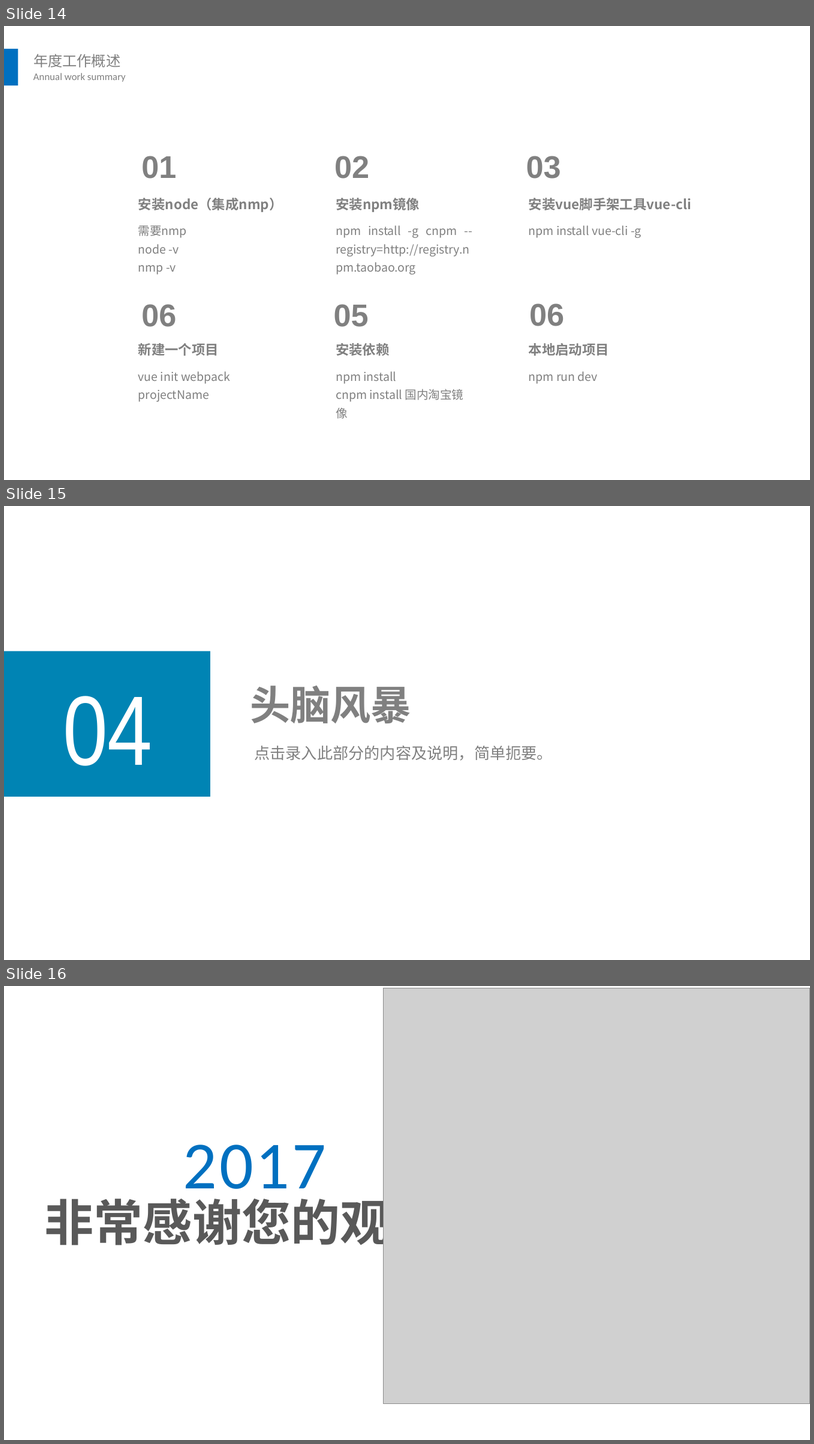
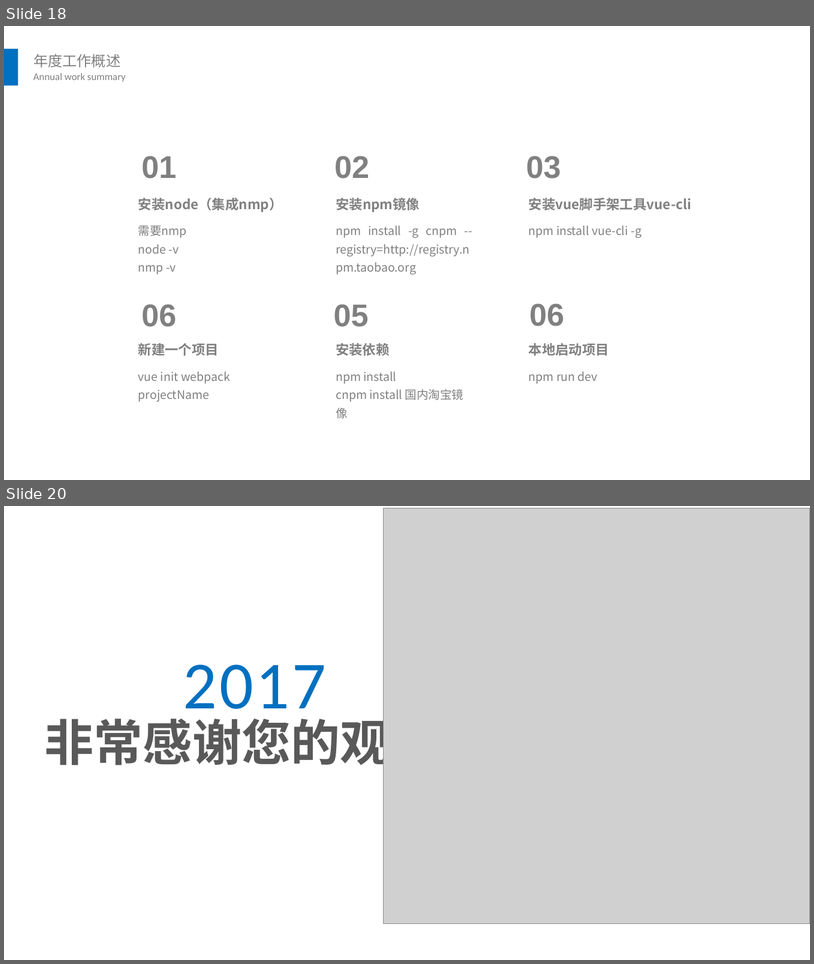
Before and after one commit to linda1212/FrontEndStack, a slide deck: 带你了解前端.pptx. Shown one above the other, each under a label of ours: slides 14, 15 and 16 before the commit, slides 18 and 20 after it; the slides between them are not shown. The pictures are 814x1444 and 814x964 pixels, drawn with LibreOffice and Linux fonts; fonts in the diff are those of the drawing; grey boxes stand for pictures. Boxes give left, top, right and bottom in pixels: in the first picture for what was removed or moved away, otherwise in the second. Text is boxed around its words. In the diff, an @@ line names an element or a change of style, - is before the commit and + after.

```diff
--- a/带你了解前端.pptx
+++ b/带你了解前端.pptx
@@ slide 15 removed at [4,506,810,960], background #FFFFFF @@
@@ rectangle removed at [4,651,210,796] @@
@@ text removed at [250,685,411,723] @@
-头脑风暴
@@ text removed at [63,696,153,766] @@
-04
@@ text removed at [254,745,552,760] @@
-点击录入此部分的内容及说明，简单扼要。
@@ what was slide 14 is now slide 18 @@
@@ what was slide 16 is now slide 20 @@
```
Also in this commit, not shown: 5 slides changed, 7 slides added, 2 other slides removed, 2 other files.
